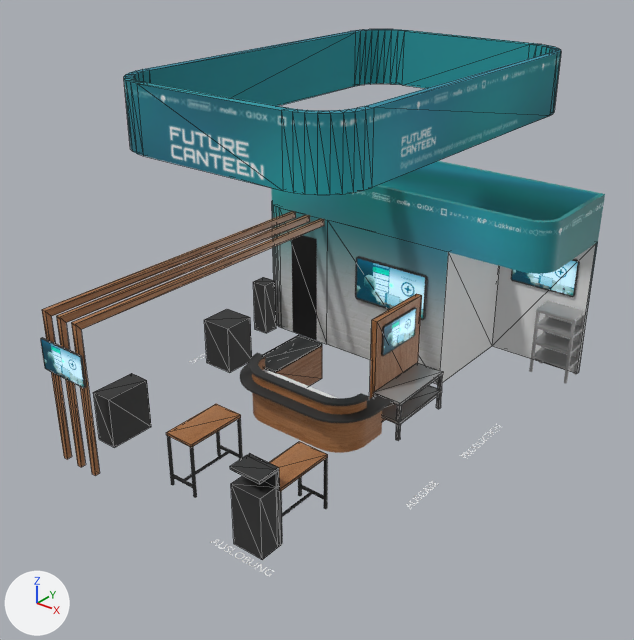
An edit to the glTF model model/Messestand_Internorga_27.glb, drawn before and after from the same camera.
One viewpoint serves both versions: a camera (50 mm lens) standing at (9.47, -12.01, 9.31) and looking at (0.31, -0.55, 2.2). Lighting does not change. The marker at lower left points along +X, +Y and +Z. Mesh edges are drawn as thin lines on the coarser meshes. Where no turn or scale is listed for an object, it has been applied to the vertices.

In view in the first picture: 'Banderole', 'Banner', 'Beams', 'Checkout_base', 'Checkout_base.001', 'Cube.002', 'Cube.003', 'Cube.008', 'Cube.009', 'Table_top', 'Wand', 'base'.
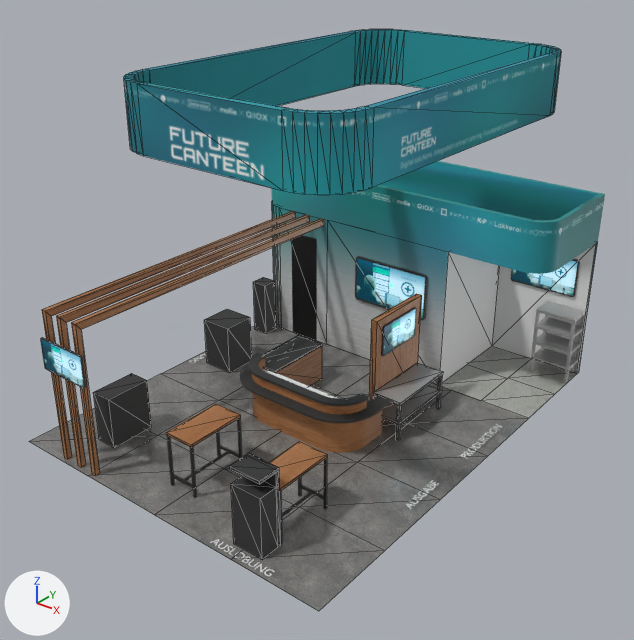
Commit message: Floor updated

Location of each change, (x1, y1, x2, y2) in pixels of the pictures (634 x 640 px):
'Floor', added
    after: (29, 326, 529, 611)
'Floor_Backoffice', added
    after: (442, 346, 579, 418)

Patch to the scene script:
```diff
--- a/model/Messestand_Internorga_27.glb.py
+++ b/model/Messestand_Internorga_27.glb.py
@@ img_boden_pvc_1174_glamur @@
+img_boden_pvc_1174_glamur = load_image('Boden_PVC_1174_Glamur', '_unpacked/Boden_PVC_1174_Glamur', 1307, 1266, 'sRGB')
@@ img_14_unidigital_schiefer @@
+img_14_unidigital_schiefer = load_image('14-UniDigital-Schiefer', '_unpacked/14-UniDigital-Schiefer', 900, 900, 'sRGB')
@@ mat_1174_glamur @@
+mat_1174_glamur = principled_material('1174_Glamur')
+mat_1174_glamur.texture = img_boden_pvc_1174_glamur
+mat_1174_glamur.roughness = 0.136
@@ mat_schiefer @@
+mat_schiefer = principled_material('Schiefer')
+mat_schiefer.texture = img_14_unidigital_schiefer
+mat_schiefer.roughness = 0.136
@@ me_plane_001 @@
+me_plane_001.from_pydata(...)  # 9 vertices, 8 faces; spans x 1.35..3.5, y 2.14..4.5, z 0.0
+me_plane_001.materials.append(mat_1174_glamur)  # picture img_boden_pvc_1174_glamur
@@ me_plane @@
+me_plane.from_pydata(...)  # 25 vertices, 32 faces; spans x -3.5..3.5, y -4.5..2.14, z 0.0
+me_plane.materials.append(mat_schiefer)  # picture img_14_unidigital_schiefer
@@ ob_floor_backoffice @@
+ob_floor_backoffice = bpy.data.objects.new('Floor_Backoffice', me_plane_001)
+ob_floor_backoffice.location = (0.0, 0.0, 0.0)
@@ ob_floor @@
+ob_floor = bpy.data.objects.new('Floor', me_plane)
+ob_floor.location = (0.0, 0.0, 0.0)
```
